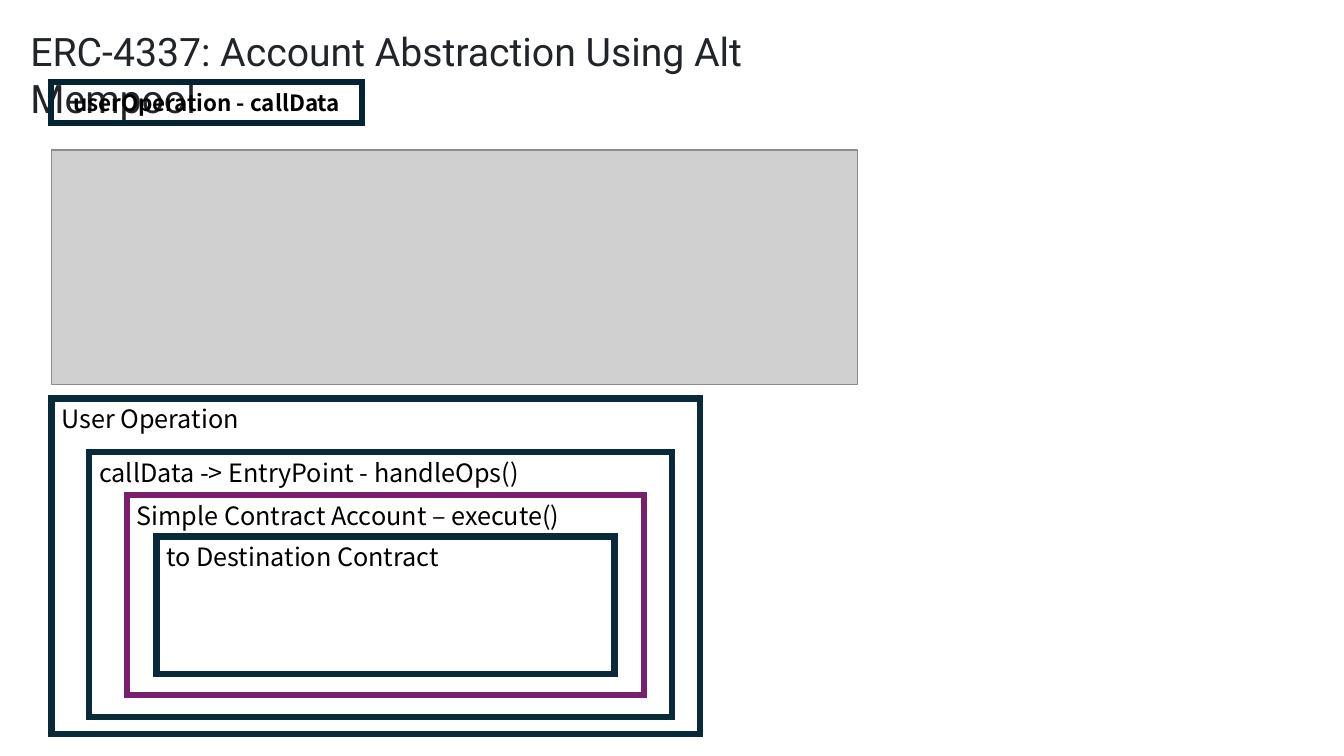
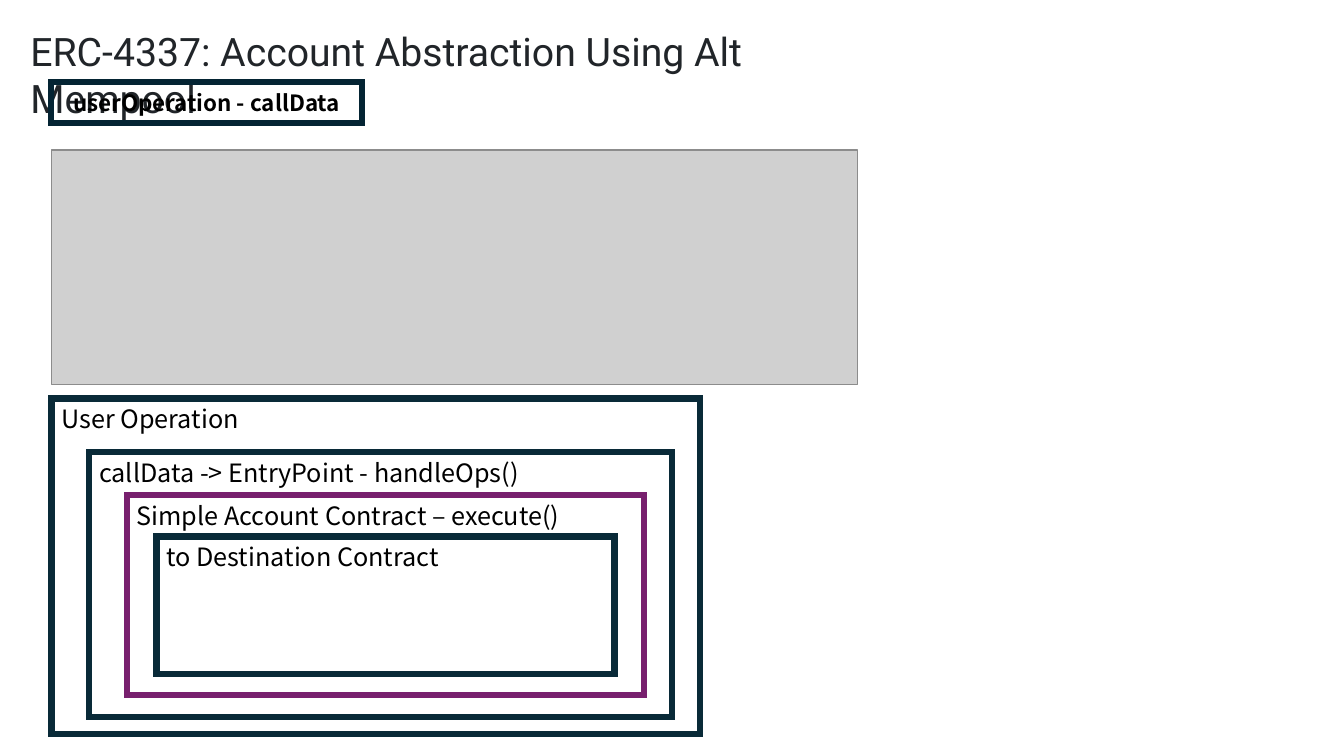
Before and after one commit to yyyljy/erc4337_alchemybundler, a slide deck: slide 8 of ERC4337.pptx (slide 7 before the commit). Drawn at 1344x756 pixels with LibreOffice and Linux fonts; fonts in the diff are those of the drawing; grey boxes stand for pictures. Boxes give left, top, right and bottom in pixels: in the first picture for what was removed or moved away, otherwise in the second. Text is boxed around its words. In the diff, an @@ line names an element or a change of style, - is before the commit and + after.

```diff
--- a/ERC4337.pptx
+++ b/ERC4337.pptx
@@ text in rectangle at [137, 504, 559, 531]: text changed @@
-Simple Contract Account – execute()
+Simple Account Contract – execute()
```
Also in this commit, not shown: 6 other slides changed, 1 slide added, 7 other files.
